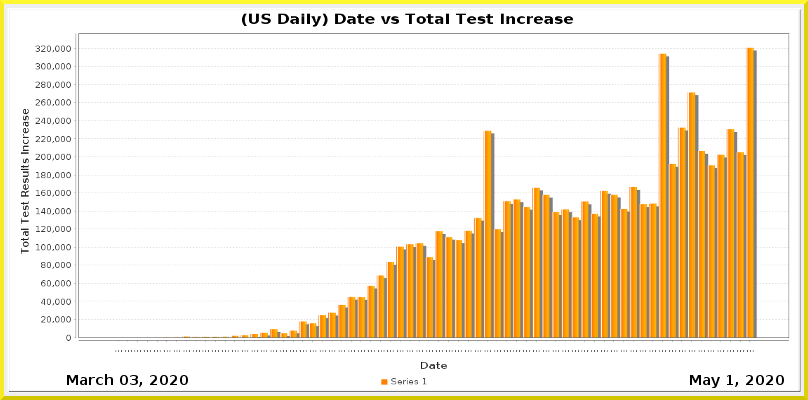
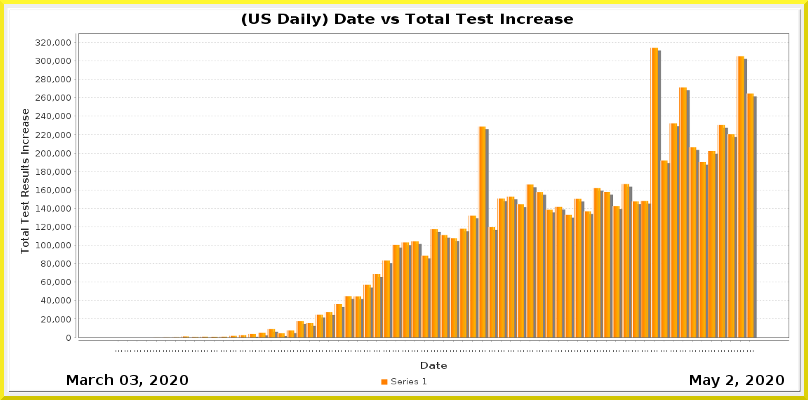
Comparing the layer stacks of the two 808px x 400px images. Changes:
painted on "Current Date" over [726, 375, 733, 385]
painted on "Date_vs_TestIncrease.png" over [35, 39, 789, 352]
